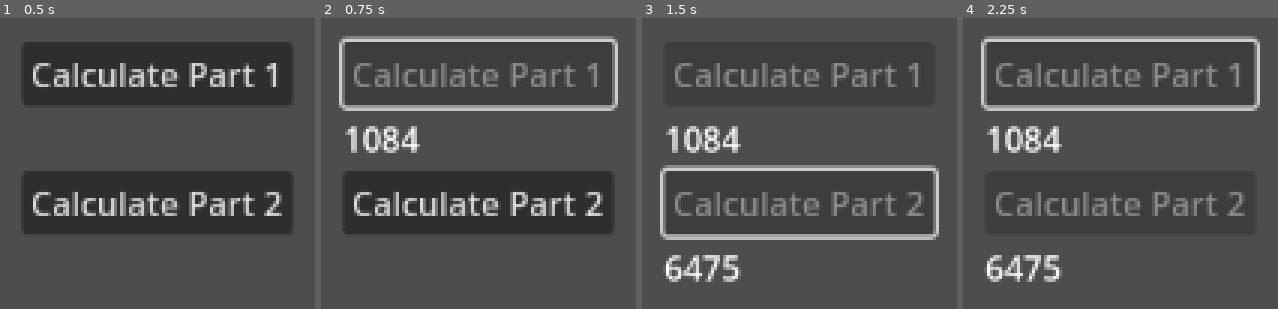
Above: before the commit, frames 1-4 (left to right).
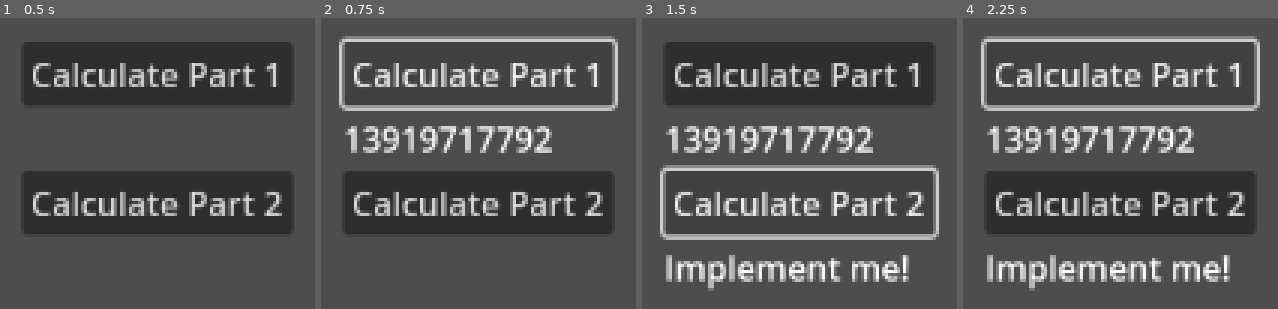
Above: after the commit, the same moments.

Repository: ehj37/Advent-of-Code-2025
Game: Godot game, scene res://day2/day2.tscn
The game is run twice, just before and just after one commit, with the same random seed, the same clock (stepped at 60 frames per second) and the same inputs. Before the commit the project starts from res://day1/day1.tscn.
Inputs (mouse positions are in pixels of both pictures, inside the frame that each line leads up to):
- Up to frame 1 (0.5 s): no input
- Up to frame 2 (0.75 s): click "Calculate Part 1" at 0.5 s
- Up to frame 3 (1.5 s): click "Calculate Part 2" at 1.25 s
- Up to frame 4 (2.25 s): click (1120, 73) at 2 s, where only the run after the commit has a clickable "Calculate Part 1"

Frame 1 is identical in both runs. In frame 2, 5.7% of the frame differs, in the area x 10-88%, y 15-47%; in frame 3, 12%, in the area x 7-90%, y 15-94%; in frame 4, 12%.

Commit message:
Day 2 part 1

Diff:
--- /dev/null
+++ b/advent-of-code-2025/day2/day2.tscn
@@ -0,0 +1,49 @@
+[gd_scene load_steps=2 format=3 uid="uid://c8jx8joaq8gpv"]
+
+[ext_resource type="Script" uid="uid://c1egl0pfi7bga" path="res://day2/day_2.gd" id="1_grwub"]
+
+[node name="Day2" type="Control"]
+layout_mode = 3
+anchors_preset = 15
+anchor_right = 1.0
+anchor_bottom = 1.0
+grow_horizontal = 2
+grow_vertical = 2
+script = ExtResource("1_grwub")
+
+[node name="VBoxContainer" type="VBoxContainer" parent="."]
+layout_mode = 1
+anchors_preset = 8
+anchor_left = 0.5
+anchor_top = 0.5
+anchor_right = 0.5
+anchor_bottom = 0.5
+offset_left = -20.0
+offset_top = -20.0
+offset_right = 20.0
+offset_bottom = 20.0
+grow_horizontal = 2
+grow_vertical = 2
+
+[node name="VBoxContainerPart1" type="VBoxContainer" parent="VBoxContainer"]
+layout_mode = 2
+
+[node name="ButtonPart1" type="Button" parent="VBoxContainer/VBoxContainerPart1"]
+layout_mode = 2
+text = "Calculate Part 1"
+
+[node name="LabelPart1" type="Label" parent="VBoxContainer/VBoxContainerPart1"]
+layout_mode = 2
+
+[node name="VBoxContainerPart2" type="VBoxContainer" parent="VBoxContainer"]
+layout_mode = 2
+
+[node name="ButtonPart2" type="Button" parent="VBoxContainer/VBoxContainerPart2"]
+layout_mode = 2
+text = "Calculate Part 2"
+
+[node name="LabelPart2" type="Label" parent="VBoxContainer/VBoxContainerPart2"]
+layout_mode = 2
+
+[connection signal="pressed" from="VBoxContainer/VBoxContainerPart1/ButtonPart1" to="." method="_on_button_part_1_pressed"]
+[connection signal="pressed" from="VBoxContainer/VBoxContainerPart2/ButtonPart2" to="." method="_on_button_part_2_pressed"]
--- /dev/null
+++ b/advent-of-code-2025/day2/day_2.gd
@@ -0,0 +1,64 @@
+extends Control
+
+class IdRange:
+	var start: int
+	var end: int
+
+	func _init(s, e):
+		start = s
+		end = e
+
+var _ranges: Array[IdRange]
+
+@onready var button_part_1: Button = $VBoxContainer/VBoxContainerPart1/ButtonPart1
+@onready var label_part_1: Label = $VBoxContainer/VBoxContainerPart1/LabelPart1
+@onready var button_part_2: Button = $VBoxContainer/VBoxContainerPart2/ButtonPart2
+@onready var label_part_2: Label = $VBoxContainer/VBoxContainerPart2/LabelPart2
+
+
+func _parse_input():
+	if !_ranges.is_empty():
+		return
+
+	var file = FileAccess.open("res://day2/input.txt", FileAccess.READ)
+	var range_strs = file.get_line().split(',')
+	for range_str in range_strs:
+		var split_str = range_str.split("-")
+		_ranges.append(IdRange.new(int(split_str[0]), int(split_str[1])))
+
+func part_one() -> String:
+	_parse_input()
+
+	var invalid_id_sum = 0
+	for r in _ranges:
+		for i in range(r.start, r.end + 1):
+			var i_str = str(i)
+			var i_str_len =  i_str.length()
+			if i_str_len % 2 != 0:
+				continue
+
+			@warning_ignore("integer_division")
+			var front = i_str.substr(0, i_str_len / 2)
+			@warning_ignore("integer_division")
+			var back =  i_str.substr(i_str_len / 2, i_str_len + 1)
+			if front == back:
+				invalid_id_sum += i
+
+	return(str(invalid_id_sum))
+
+func part_two() -> String:
+	return "Implement me!"
+
+
+func _on_button_part_1_pressed():
+	button_part_1.disabled = true
+	label_part_1.text = "Calculating…"
+	label_part_1.text = part_one()
+	button_part_1.disabled = false
+
+
+func _on_button_part_2_pressed():
+	button_part_2.disabled = true
+	label_part_2.text = "Calculating…"
+	label_part_2.text = part_two()
+	button_part_2.disabled = false
--- a/advent-of-code-2025/project.godot
+++ b/advent-of-code-2025/project.godot
@@ -11,6 +11,6 @@
 [application]
 
 config/name="Advent of Code 2025"
-run/main_scene="uid://csbktw45dxd5x"
+run/main_scene="uid://c8jx8joaq8gpv"
 config/features=PackedStringArray("4.5", "Forward Plus")
 config/icon="res://icon.svg"
Not shown, added: advent-of-code-2025/day2/day_2.gd.uid
Not shown, added: advent-of-code-2025/day2/input.txt
